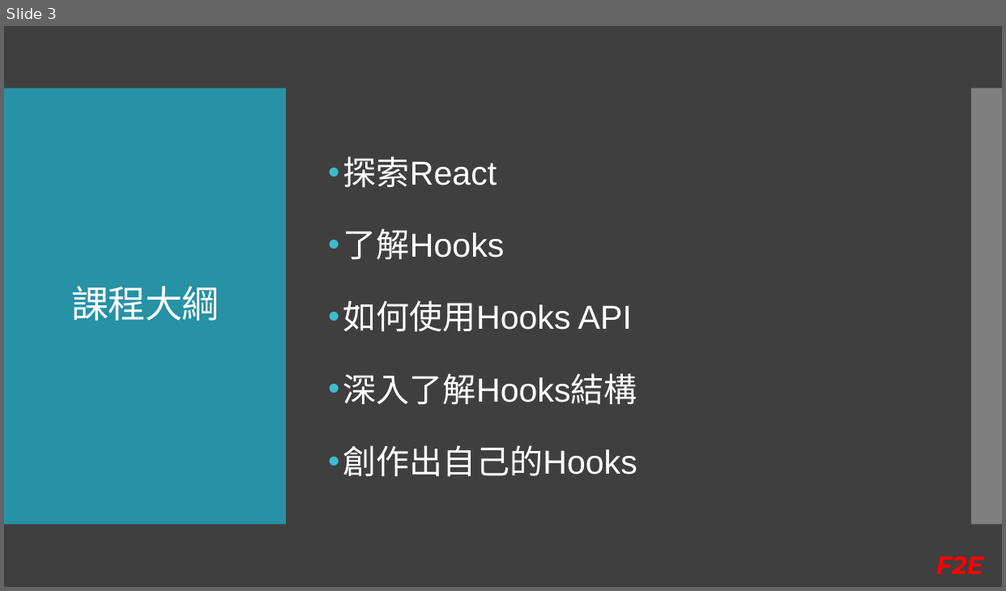
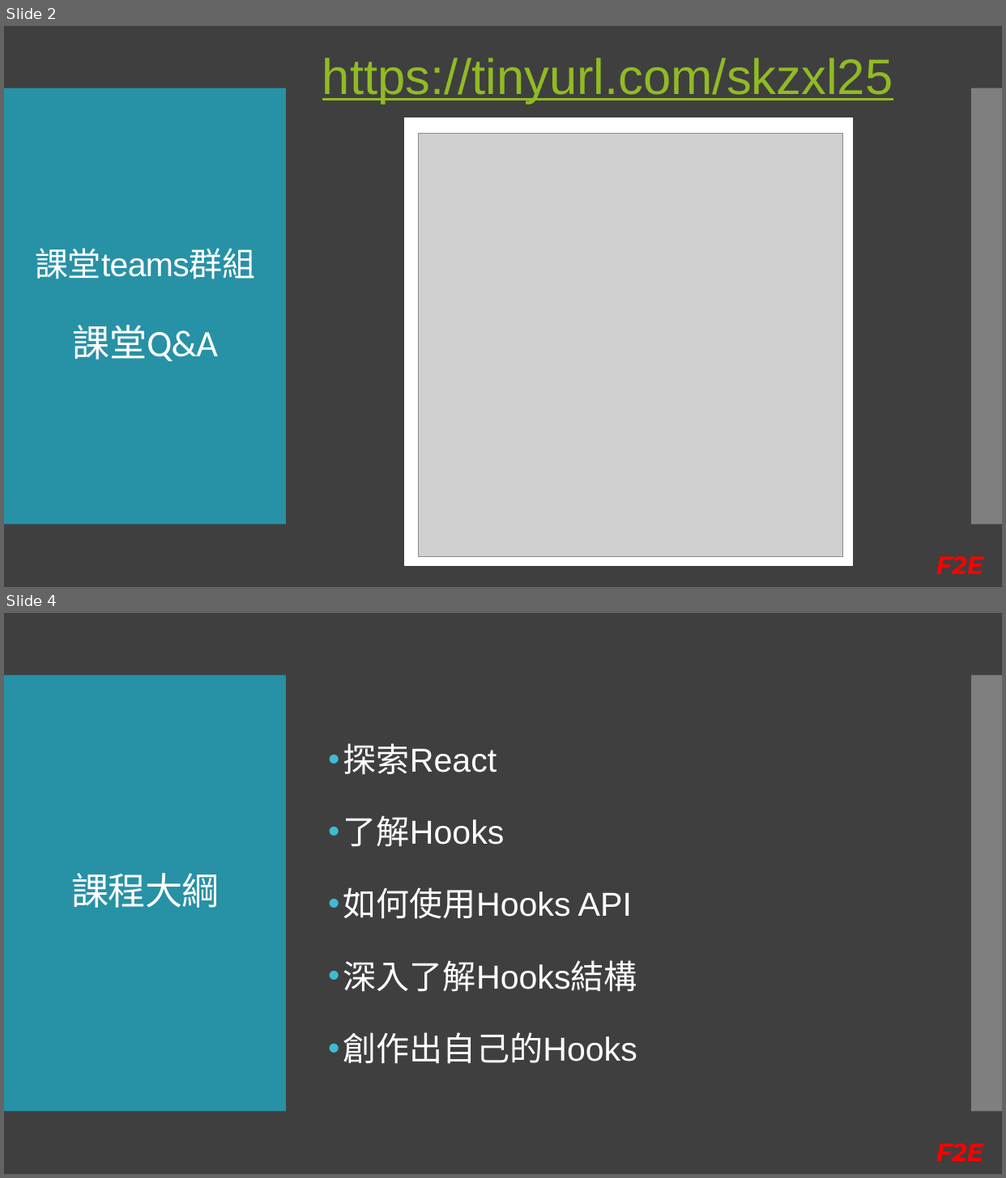
Before and after one commit to Kader-coder/React-Hooks, a slide deck: PPT/React Hooks &.pptx. Shown one above the other, each under a label of ours: slide 3 before the commit, slides 2 and 4 after it; the slides between them are not shown. The pictures are 1006x591 and 1006x1178 pixels, drawn with LibreOffice and Linux fonts; fonts in the diff are those of the drawing; grey boxes stand for pictures. Boxes give left, top, right and bottom in pixels: in the first picture for what was removed or moved away, otherwise in the second. Text is boxed around its words. In the diff, an @@ line names an element or a change of style, - is before the commit and + after.

```diff
--- a/PPT/React Hooks &.pptx
+++ b/PPT/React Hooks &.pptx
@@ slide 2 added at (x1=4, y1=26, x2=1002, y2=587), background #3F3F3F; not listed: 3 template elements that a slide beside it also shows @@
@@ text added at (x1=322, y1=58, x2=893, y2=103), 48 pt, text #90BB23, underline @@
+https://tinyurl.com/skzxl25
@@ rectangle added at (x1=404, y1=118, x2=852, y2=565), fill #FFFFFF, outline #FFFFFF 0.85 pt @@
@@ picture added at (x1=419, y1=133, x2=843, y2=557) @@
@@ title added at (x1=36, y1=248, x2=256, y2=361), 32 pt, text #FFFFFF @@
+課堂teams群組
+課堂Q&A
@@ what was slide 3 is now slide 4 @@
```
Also in this commit, not shown: 2 slides changed, 1 other file.
